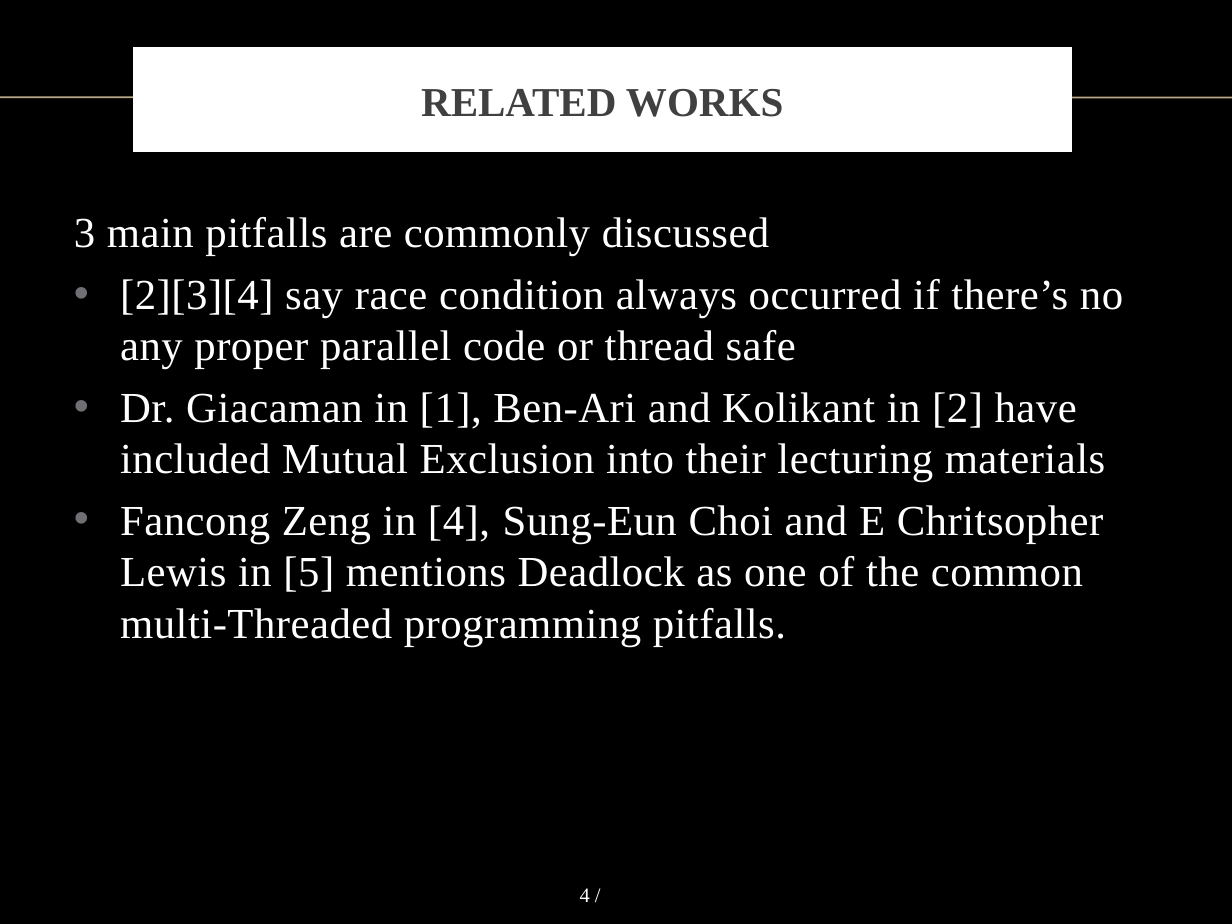
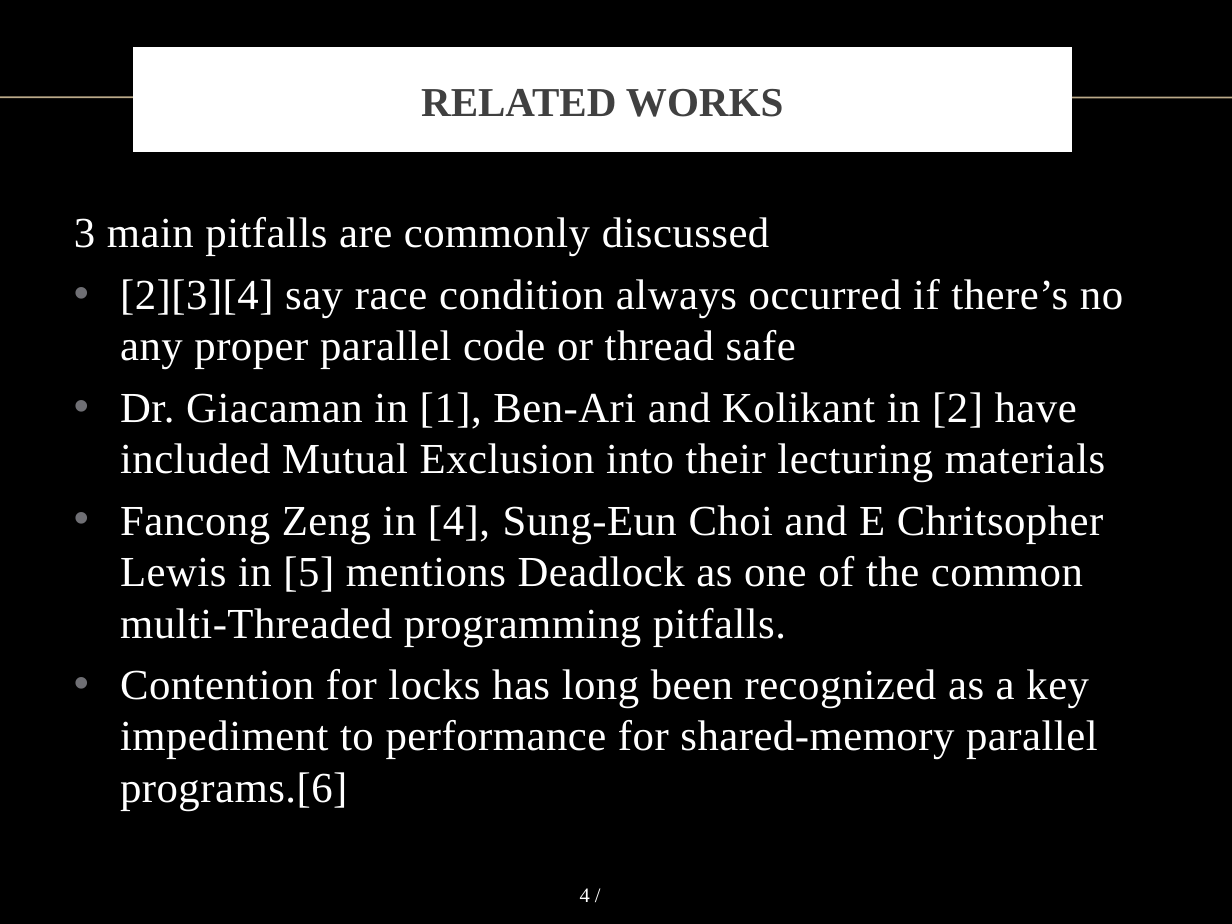
Before and after one commit to vong-srey/Paravantage, a slide deck: slide 4 of Presentation.pptx. Drawn at 1232x924 pixels with LibreOffice and Linux fonts; fonts in the diff are those of the drawing; background and template pictures are left out. Boxes give left, top, right and bottom in pixels: in the first picture for what was removed or moved away, otherwise in the second. Text is boxed around its words. In the diff, an @@ line names an element or a change of style, - is before the commit and + after.

```diff
--- a/Presentation.pptx
+++ b/Presentation.pptx
@@ text at bbox=[120, 669, 1098, 810]: paragraph added @@
+• Contention for locks has long been recognized as a key impediment to performance for shared-memory parallel programs.[6]
```
Also in this commit, not shown: 5 other slides changed, 2 slides added.
